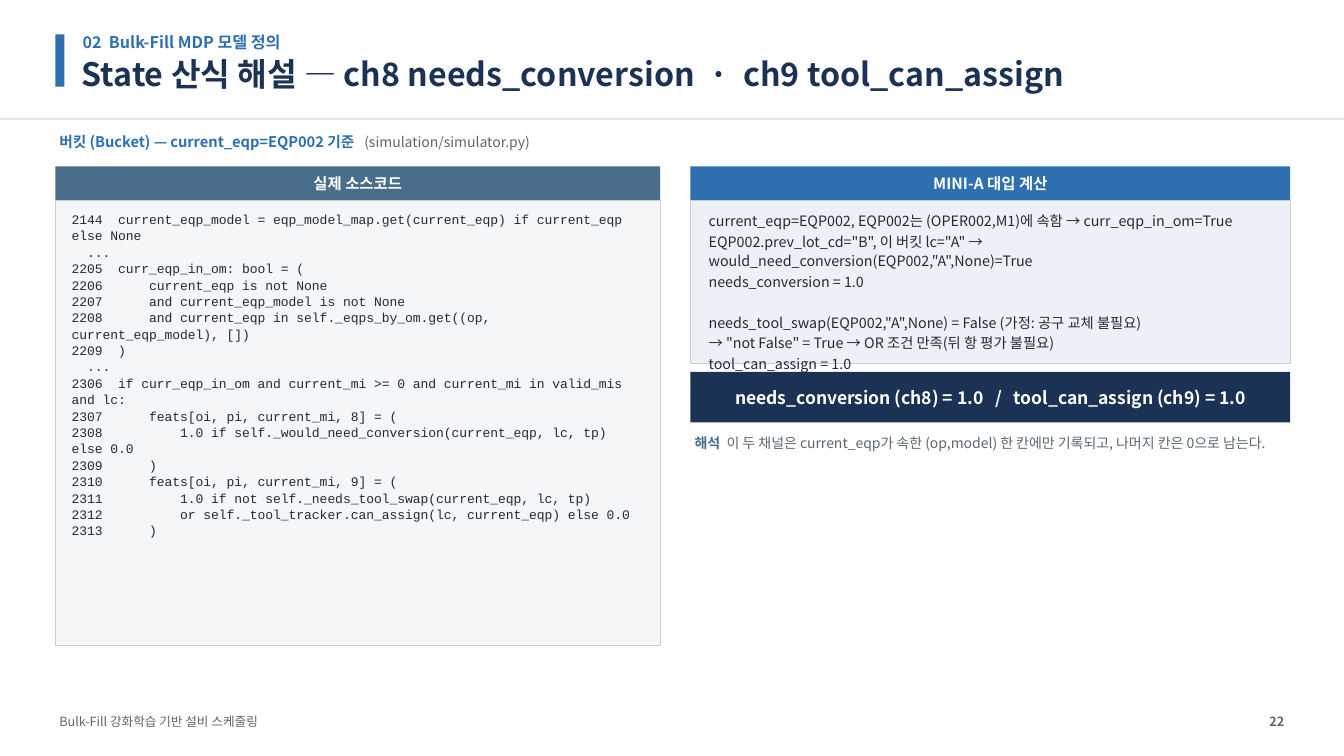
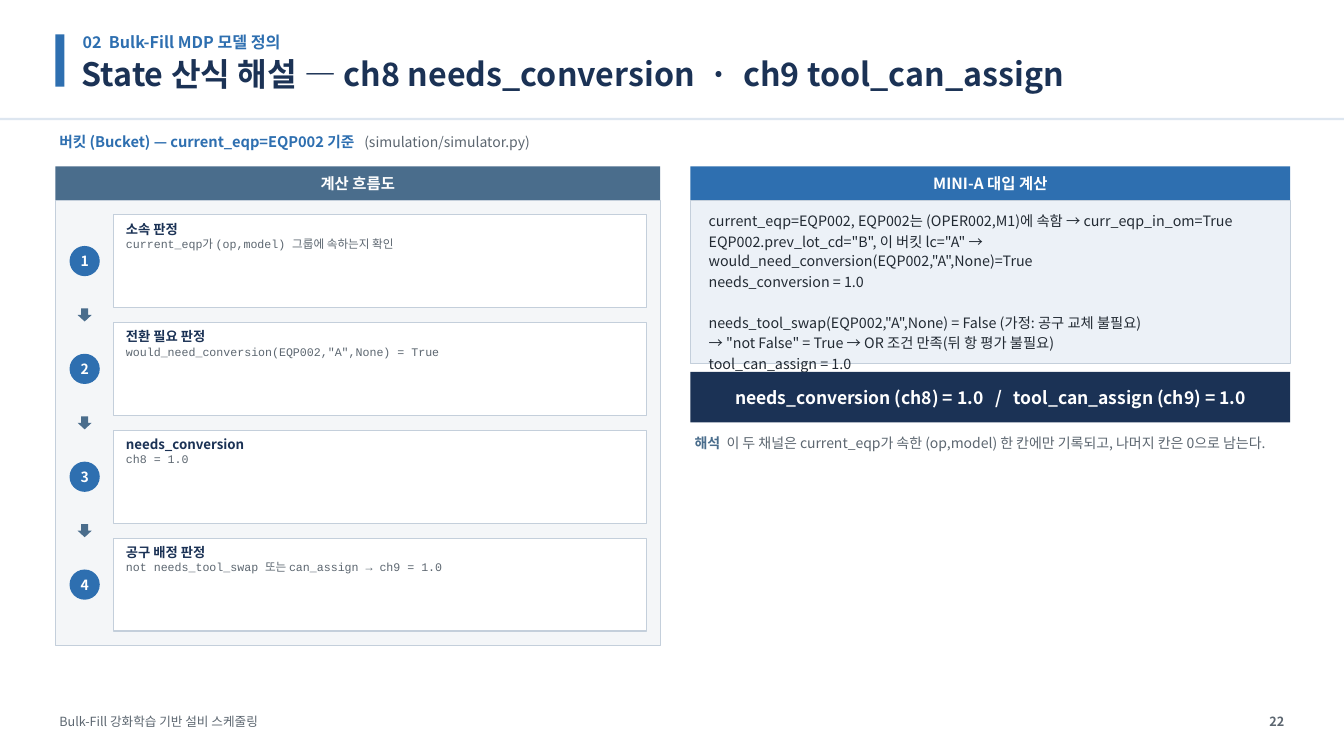
Before and after one commit to relighting123/pjt_scheduling, a slide deck: slide 22 of docs/스케줄링_발표자료.pptx. Drawn at 1344x756 pixels with LibreOffice and Linux fonts; fonts in the diff are those of the drawing. Boxes give left, top, right and bottom in pixels: in the first picture for what was removed or moved away, otherwise in the second. Text is boxed around its words. In the diff, an @@ line names an element or a change of style, - is before the commit and + after.

```diff
--- a/docs/스케줄링_발표자료.pptx
+++ b/docs/스케줄링_발표자료.pptx
@@ text at (321,176,395,191): text changed @@
-실제 소스코드
+계산 흐름도
@@ text removed at (72,215,630,535) @@
-2144 current_eqp_model = eqp_model_map.get(current_eqp) if current_eqp else None
-...
-2205 curr_eqp_in_om: bool = (
-2206 current_eqp is not None
-2207 and current_eqp_model is not None
-2208 and current_eqp in self._eqps_by_om.get((op, current_eqp_model), [])
-2209 )
-...
-2306 if curr_eqp_in_om and current_mi >= 0 and current_mi in valid_mis and lc:
-2307 feats[oi, pi, current_mi, 8] = (
-2308 1.0 if self._would_need_conversion(current_eqp, lc, tp) else 0.0
-2309 )
-2310 feats[oi, pi, current_mi, 9] = (
-2311 1.0 if not self._needs_tool_swap(current_eqp, lc, tp)
-2312 or self._tool_tracker.can_assign(lc, current_eqp) else 0.0
-2313 )
@@ rectangle added at (114,215,646,308), fill #FFFFFF, outline #C4CFDB 0.75 pt @@
@@ text added at (126,223,393,251), 8.3 pt, text #5C6670 @@
+소속 판정
+current_eqp가 (op,model) 그룹에 속하는지 확인
@@ ellipse added at (70,246,100,276), fill #2E6FB0 @@
@@ text added at (81,255,89,266), 10 pt, text #FFFFFF, bold @@
+1
@@ down arrow added at (78,309,92,322), fill #4A6D8C @@
@@ rectangle added at (114,323,646,415), fill #FFFFFF, outline #C4CFDB 0.75 pt @@
@@ ellipse added at (70,354,100,384), fill #2E6FB0 @@
@@ text added at (126,330,439,359), 8.3 pt, text #5C6670 @@
+전환 필요 판정
+would_need_conversion(EQP002,"A",None) = True
@@ text added at (81,363,89,374), 10 pt, text #FFFFFF, bold @@
+2
@@ down arrow added at (78,416,92,430), fill #4A6D8C @@
@@ rectangle added at (114,431,646,523), fill #FFFFFF, outline #C4CFDB 0.75 pt @@
@@ text added at (126,438,244,463), 9.5 pt, text #1B3255, bold @@
+needs_conversion
+ch8 = 1.0
@@ ellipse added at (70,462,100,492), fill #2E6FB0 @@
@@ text added at (81,471,89,482), 10 pt, text #FFFFFF, bold @@
+3
@@ down arrow added at (78,524,92,537), fill #4A6D8C @@
@@ rectangle added at (114,538,646,631), fill #FFFFFF, outline #C4CFDB 0.75 pt @@
@@ text added at (126,546,442,574), 8.3 pt, text #5C6670 @@
+공구 배정 판정
+not needs_tool_swap 또는 can_assign → ch9 = 1.0
@@ ellipse added at (70,570,100,600), fill #2E6FB0 @@
@@ text added at (81,579,89,590), 10 pt, text #FFFFFF, bold @@
+4
```
Also in this commit, not shown: 14 other slides changed.
